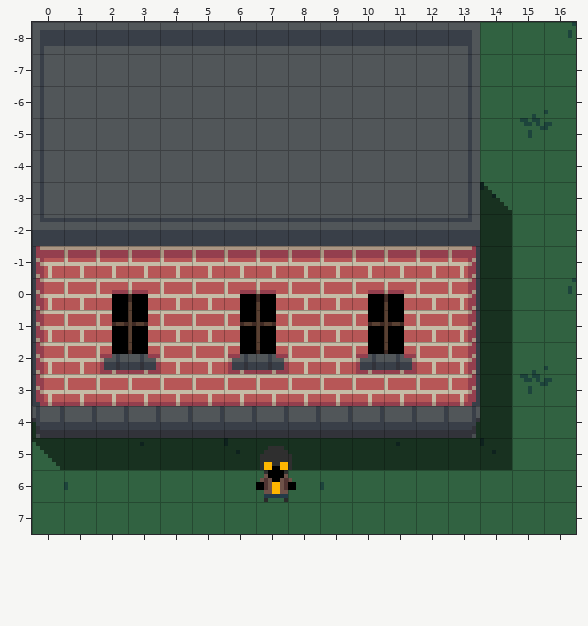
A Tiled map gets an edit: assets/maps/start.tmx. Above is the file before it was changed.
Cells are 8x8 px. Shown: x 0..16, y -8..7.
And afterwards:
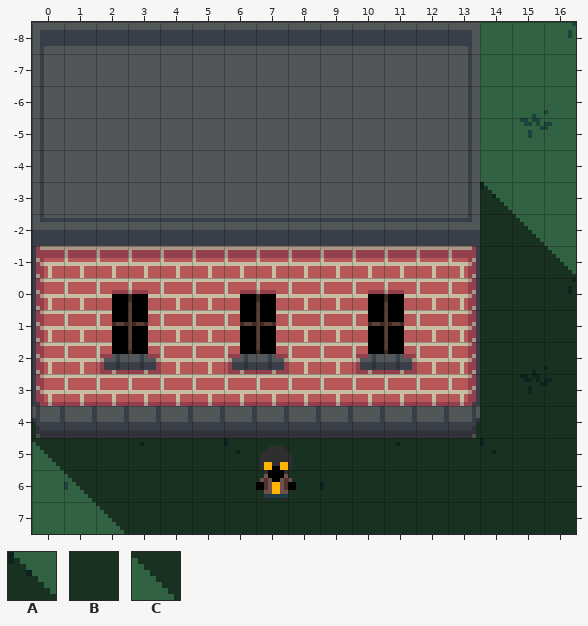
Key: from "shadows": A 2, B 4, C 6.
_ is an empty cell, . an unchanged one.
See-through tiles are keyed as they look on the map.
The edit:
--- layer "Shadows"
@@ x 1..16 @@
--2 .............._.
--1 ..............__
- 0 ..............__
- 1 ..............__
- 2 ..............__
- 3 ..............__
- 4 ..............__
- 5 ..............__
- 6 ________________
- 7 ._______________
+-2 ..............A.
+-1 ..............BA
+ 0 ..............BB
+ 1 ..............BB
+ 2 ..............BB
+ 3 ..............BB
+ 4 ..............BB
+ 5 ..............BB
+ 6 CBBBBBBBBBBBBBBB
+ 7 .CBBBBBBBBBBBBBB
